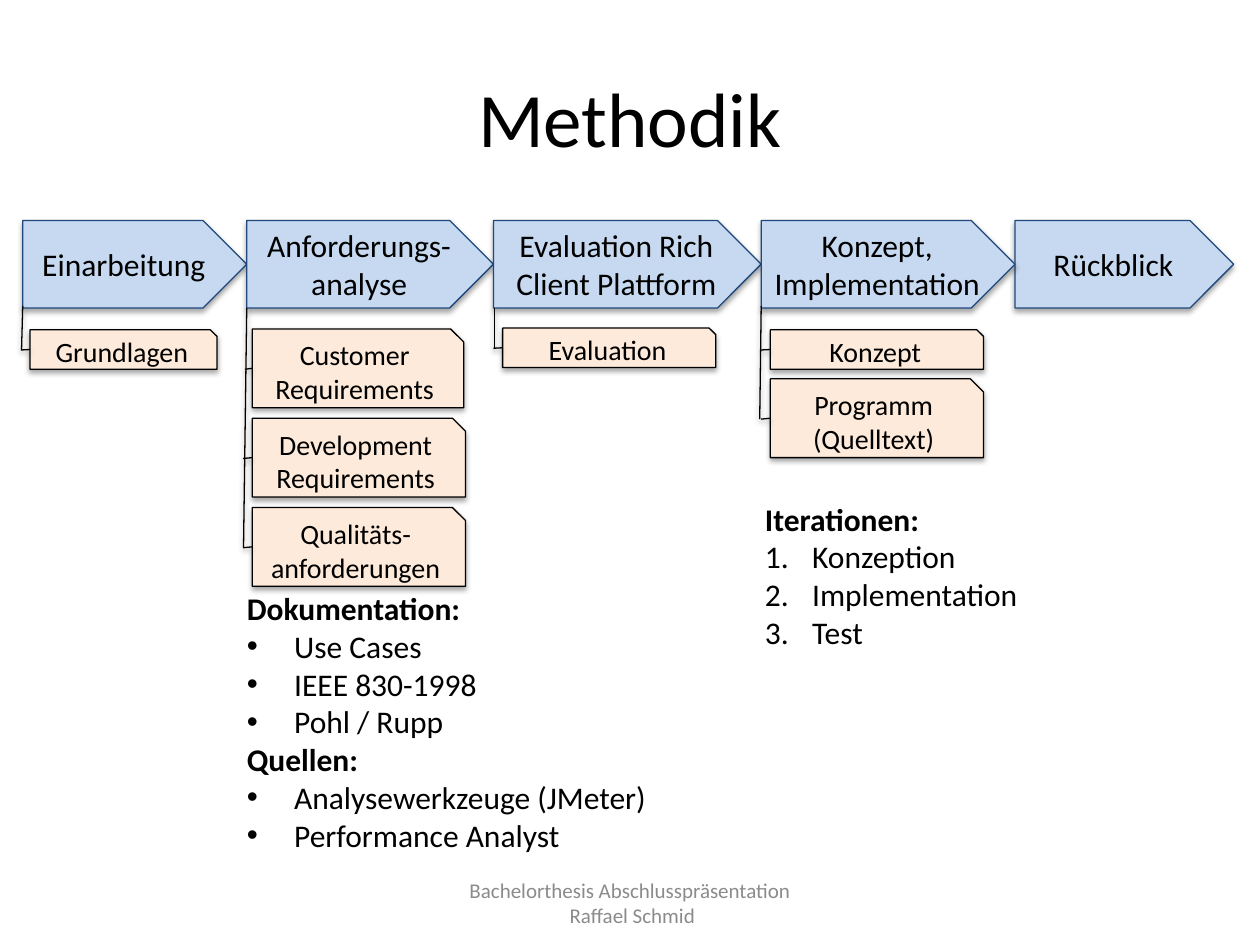
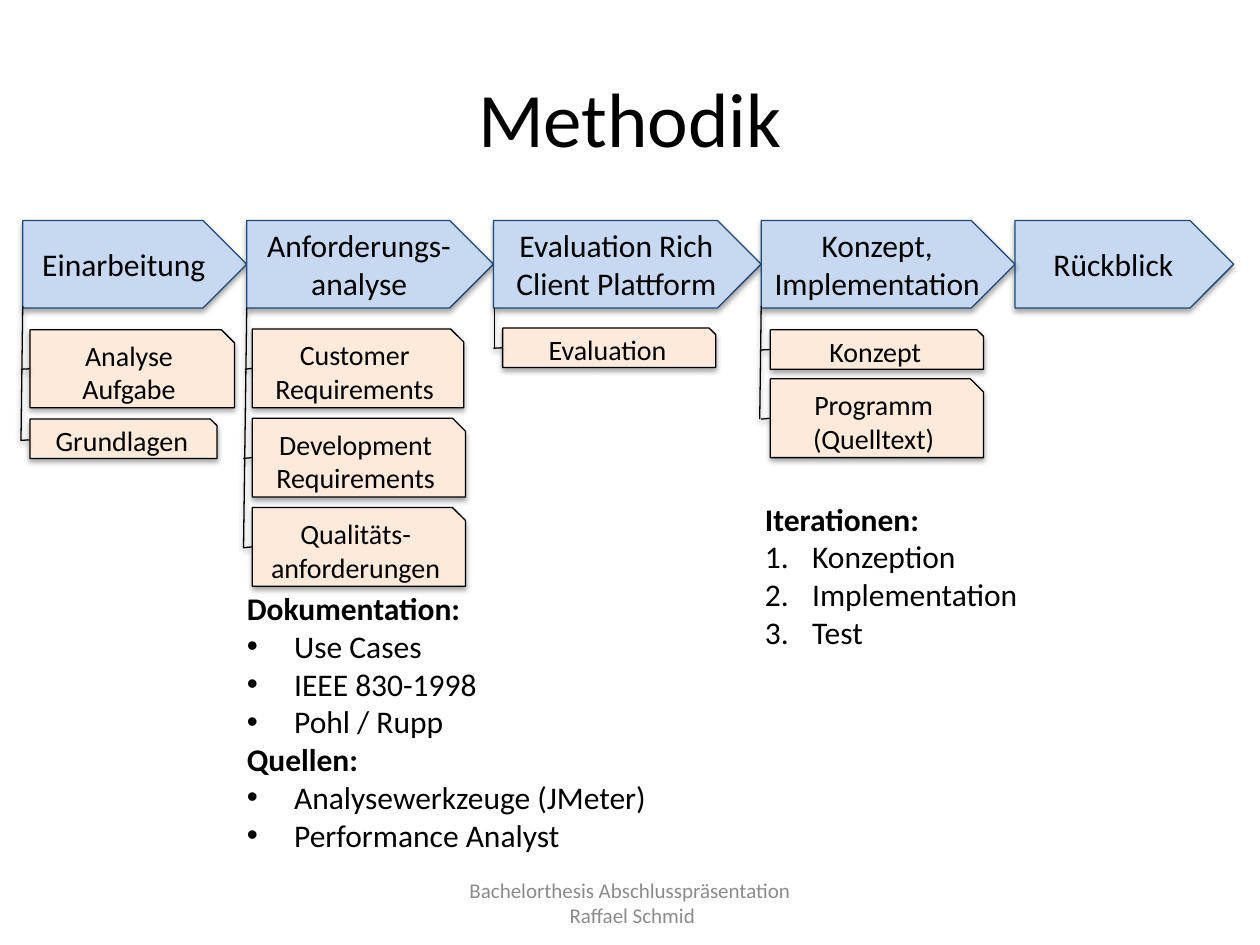
Before and after one commit to raffaelschmid/bachelorthesis, a slide deck: slide 4 of Dokumentation/Abschlusspraesentation/rschmid_bachelorthesis_abschlusspraesentation.pptx. Drawn at 1260x945 pixels with LibreOffice and Linux fonts; fonts in the diff are those of the drawing. Boxes give left, top, right and bottom in pixels: in the first picture for what was removed or moved away, otherwise in the second. Text is boxed around its words. In the diff, an @@ line names an element or a change of style, - is before the commit and + after.

```diff
--- a/Dokumentation/Abschlusspraesentation/rschmid_bachelorthesis_abschlusspraesentation.pptx
+++ b/Dokumentation/Abschlusspraesentation/rschmid_bachelorthesis_abschlusspraesentation.pptx
@@ line moved from (23, 306) - (21, 350) to (23, 306) - (21, 440) @@
@@ snip rect added at bbox=[30, 330, 234, 408], fill #FDEADA, outline #000000 0.75 pt, 16 pt, text #000000 @@
+Analyse Aufgabe
@@ line moved from (21, 350) - (30, 349) to (21, 369) - (30, 369) @@
@@ line added from (20, 441) to (29, 440), #000000 0.75 pt @@
@@ snip rect "Grundlagen": place and size @@
-snip rect "Grundlagen" at bbox=[30, 330, 217, 369]
+snip rect "Grundlagen" at bbox=[30, 420, 217, 459]
```
Also in this commit, not shown: 3 other slides changed, 1 slide added, 1 other file.
